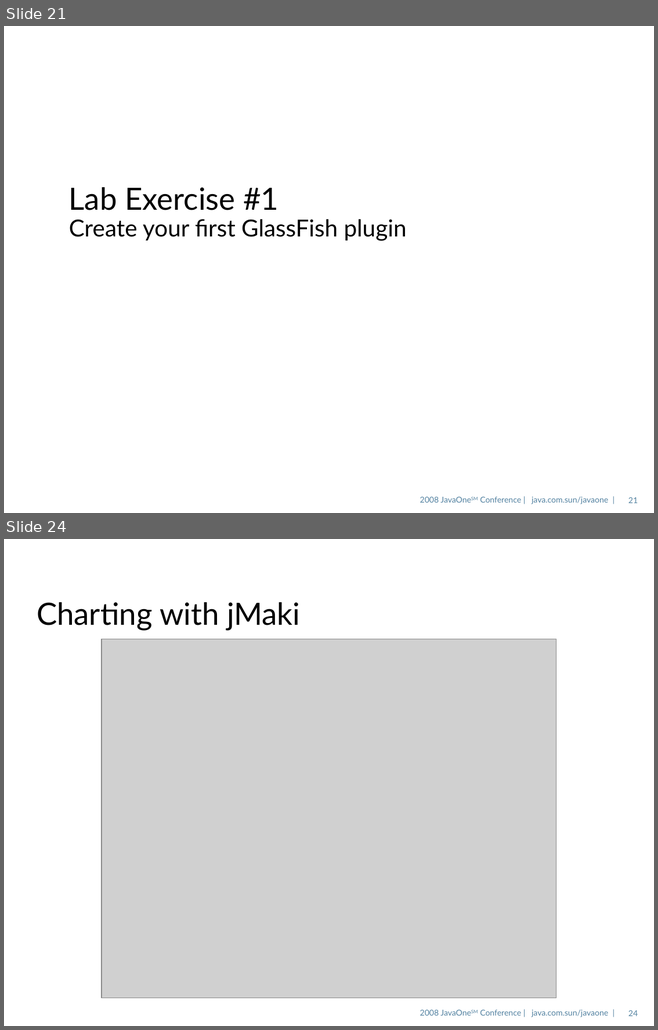
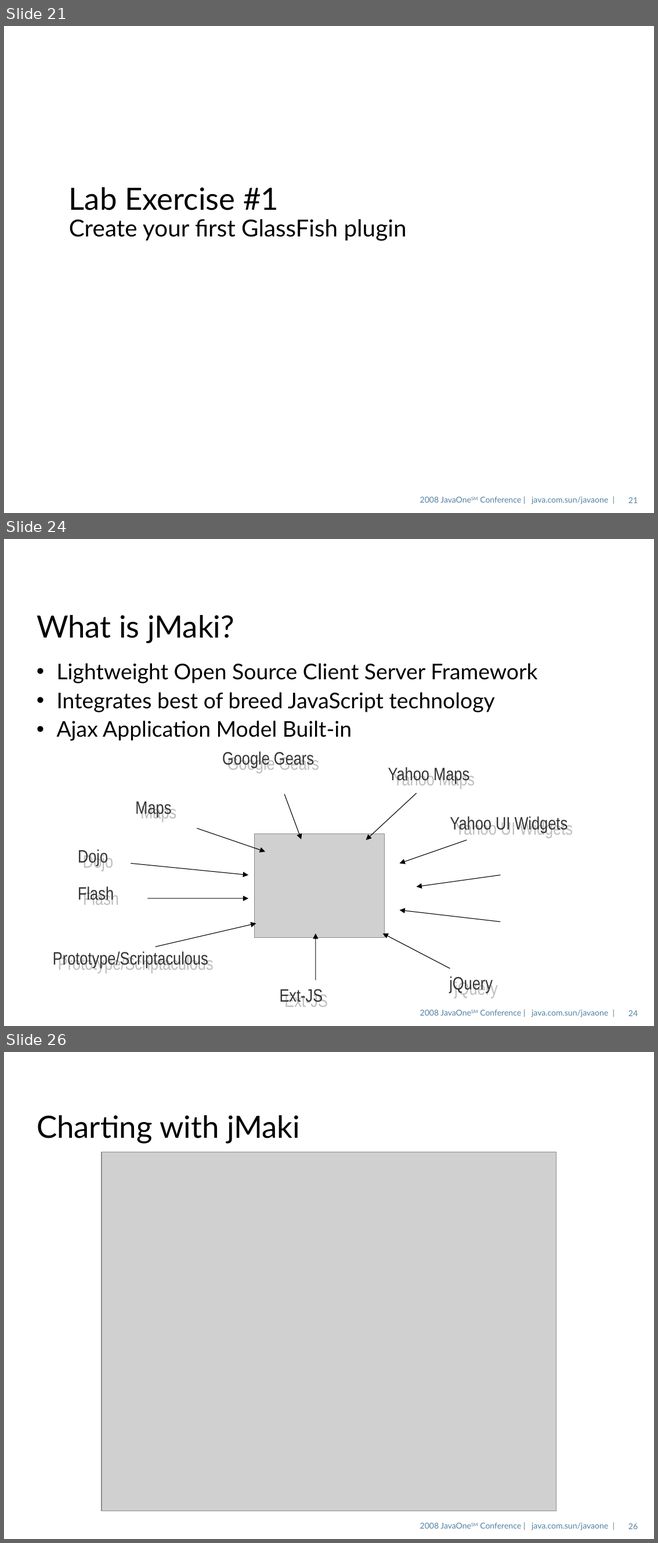
Before and after one commit to dmatej/Glassfish-SVN-Patched, a slide deck: v3/admingui/j1plugin/gfplugin/4520_gfplugin.odp. Shown one above the other, each under a label of ours: slides 21 and 24 before the commit, slides 21, 24 and 26 after it; the slides between them are not shown. The pictures are 658x1030 and 658x1543 pixels, drawn with LibreOffice and Linux fonts; fonts in the diff are those of the drawing; grey boxes stand for pictures; background and template pictures are left out. Boxes give left, top, right and bottom in pixels: in the first picture for what was removed or moved away, otherwise in the second. Text is boxed around its words. In the diff, an @@ line names an element or a change of style, - is before the commit and + after.

```diff
--- a/v3/admingui/j1plugin/gfplugin/4520_gfplugin.odp
+++ b/v3/admingui/j1plugin/gfplugin/4520_gfplugin.odp
@@ slide 24 added at <box>4,539,654,1026</box>, background picture (left out); not listed: 2 template elements that a slide beside it also shows @@
@@ title added at <box>36,615,234,643</box>, 34 pt, text #000000 @@
+What is jMaki?
@@ text added at <box>57,663,537,741</box>, 24 pt, text #000000 @@
+• Lightweight Open Source Client Server Framework
+• Integrates best of breed JavaScript technology
+• Ajax Application Model Built-in
@@ text added at <box>227,752,314,773</box>, 19.9 pt, text #333333 @@
+Google Gears
@@ text added at <box>393,768,469,785</box>, 19.9 pt, text #333333 @@
+Yahoo Maps
@@ arrow added from (284, 794) to (301, 839), #000000 0.71 pt @@
@@ arrow added from (416, 793) to (366, 840), #000000 0.71 pt @@
@@ text added at <box>135,801,171,817</box>, 19.9 pt, text #333333 @@
+Maps
@@ text added at <box>455,816,568,835</box>, 19.9 pt, text #333333 @@
+Yahoo UI Widgets
@@ arrow added from (197, 828) to (265, 852), #000000 0.71 pt @@
@@ picture added at <box>255,834,384,938</box> @@
@@ text added at <box>78,849,108,866</box>, 19.9 pt, text #333333 @@
+Dojo
@@ arrow added from (466, 840) to (400, 863), #000000 0.71 pt @@
@@ arrow added from (130, 863) to (248, 875), #000000 0.71 pt @@
@@ text added at <box>78,886,114,903</box>, 19.9 pt, text #333333 @@
+Flash
@@ arrow added from (500, 875) to (416, 886), #000000 0.71 pt @@
@@ arrow added from (148, 898) to (248, 898), #000000 0.71 pt @@
@@ arrow added from (500, 922) to (400, 910), #000000 0.71 pt @@
@@ arrow added from (155, 947) to (256, 924), #000000 0.71 pt @@
@@ arrow added from (315, 980) to (315, 933), #000000 0.71 pt @@
@@ arrow added from (449, 968) to (383, 933), #000000 0.71 pt @@
@@ text added at <box>53,951,208,968</box>, 19.9 pt, text #333333 @@
+Prototype/Scriptaculous
@@ text added at <box>280,989,323,1005</box>, 19.9 pt, text #333333 @@
+Ext-JS
@@ text added at <box>449,976,492,993</box>, 19.9 pt, text #333333 @@
+jQuery
@@ what was slide 24 is now slide 26 @@
@@ page number at <box>628,1524,637,1529</box>: text changed @@
-24
+26
```
Also in this commit, not shown: 16 slides changed, 1 other slide added, 1 slide removed.
